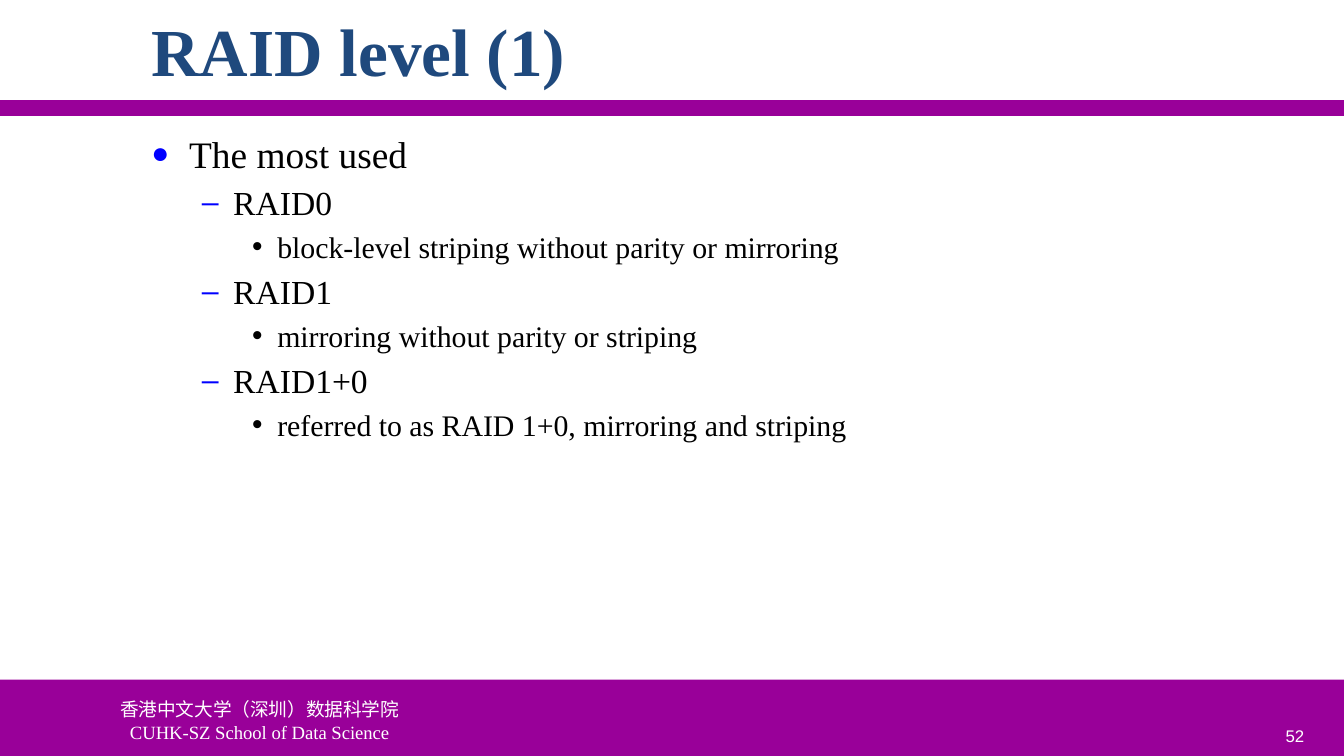
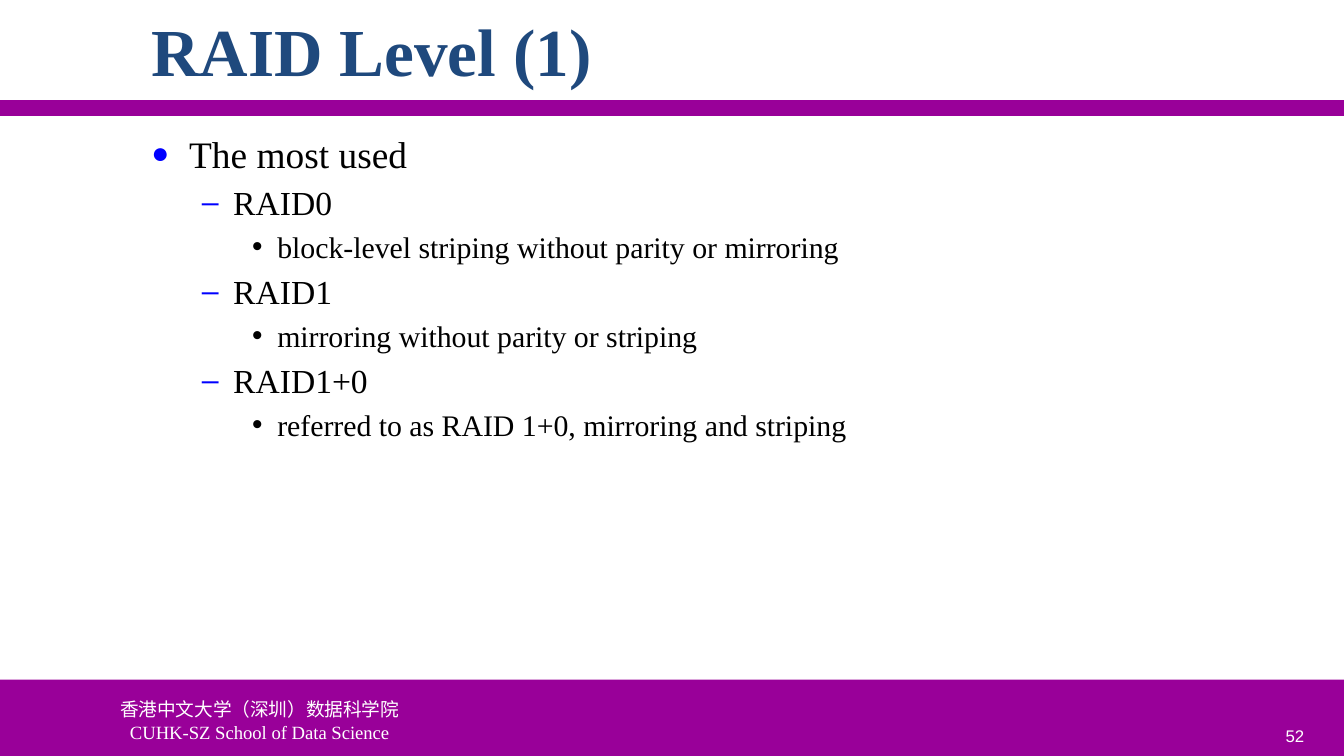
Before and after one commit to ychung1103/ychung1103.github.io, a slide deck: slide 52 of Slides/CSC6103/VT-05 Storage Virtualization.pptx. Drawn at 1344x756 pixels with LibreOffice and Linux fonts; fonts in the diff are those of the drawing; background and template pictures are left out. Boxes give left, top, right and bottom in pixels: in the first picture for what was removed or moved away, otherwise in the second. Text is boxed around its words. In the diff, an @@ line names an element or a change of style, - is before the commit and + after.

```diff
--- a/Slides/CSC6103/VT-05 Storage Virtualization.pptx
+++ b/Slides/CSC6103/VT-05 Storage Virtualization.pptx
@@ title at (151,29,591,89): text changed @@
-RAID level (1)
+RAID Level (1)
```
Also in this commit, not shown: 2 other slides changed, 1 other file.
